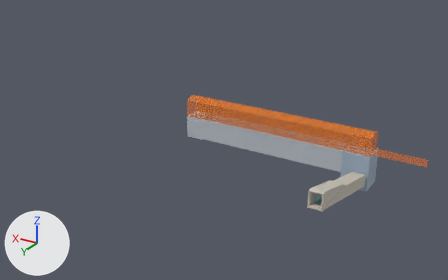
A saved change to the glTF model public/models/b2d2-repair.glb.
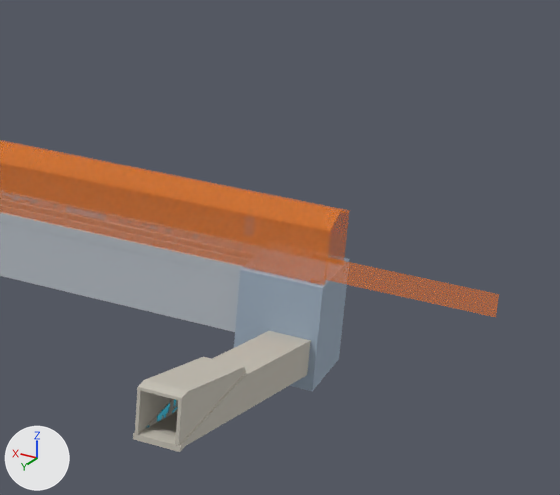
The first picture shows the older version from a camera (50 mm lens) standing at (-86.3, 179.4, 81.6) and looking at (16.8, 7.5, -4.4). The close-ups show the older and then the newer version on the part from 59% to 100% of the width and 22% to 81% of the height of that picture. Only the edits that show in the close-ups are written down. Lighting does not change. The marker at lower left points along +X, +Y and +Z. Where no turn or scale is listed for an object, it has been applied to the vertices.

Names of what the first close-up shows: 'C31 gallery', 'C32 tunnel', 'Dumper building (for lining up)', 'Transfer pit' and 1 more.
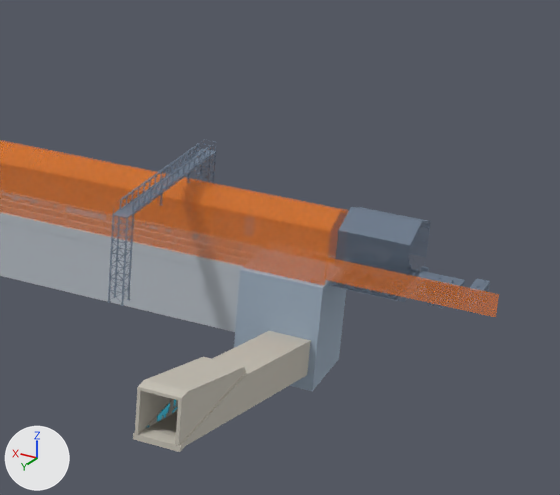
Where the newer file only moved an object's origin or applied its transform, the numbers keep the older frame.

Changed parts and their boxes [x1, y1, x2, y2] in the close-ups (560 x 495 px):
'Conveyors, tent & temporary works', added
    after: [107, 139, 490, 313]

What changed in the scene script:
```text
Add mat_conveyors__tent___temporary_works:
    mat_conveyors__tent___temporary_works = principled_material('Conveyors, tent & temporary works')
    mat_conveyors__tent___temporary_works.base_color = (0.212, 0.275, 0.366)  # greyish blue #7f8fa3
    mat_conveyors__tent___temporary_works.roughness = 0.9
    mat_conveyors__tent___temporary_works.alpha = 0.6
Add me_conveyors__tent___temporary_works:
    me_conveyors__tent___temporary_works.from_pydata(...)  # 37619 vertices, 74513 faces; spans x -85.0..85.0, y -15.0..15.0, z -5.0..5.0
    me_conveyors__tent___temporary_works.materials.append(mat_conveyors__tent___temporary_works)  # greyish blue #7f8fa3
Add ob_conveyors__tent___temporary_works:
    ob_conveyors__tent___temporary_works = bpy.data.objects.new('Conveyors, tent & temporary works', me_conveyors__tent___temporary_works)
    ob_conveyors__tent___temporary_works.location = (35.1, 6.4, 5.4)
```
